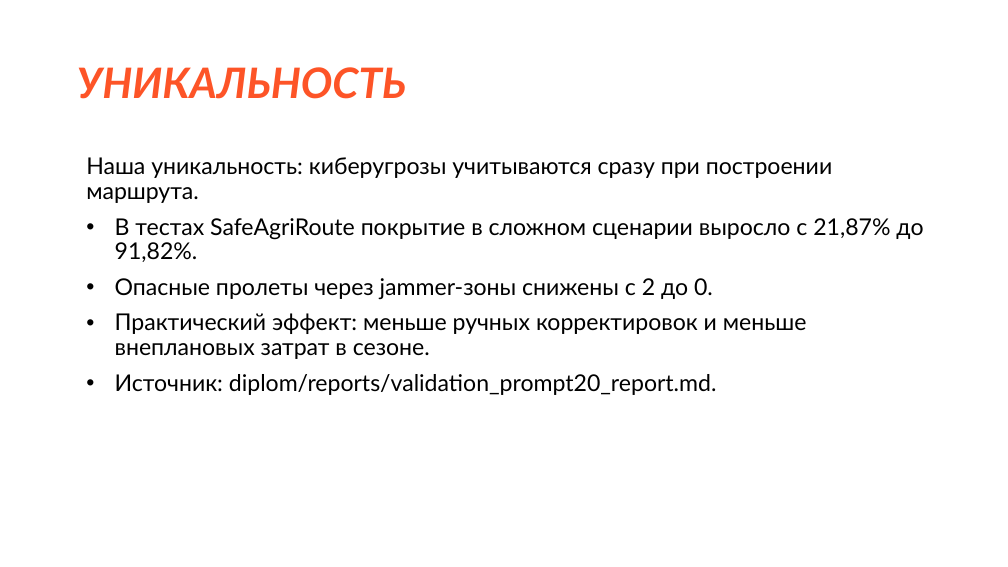
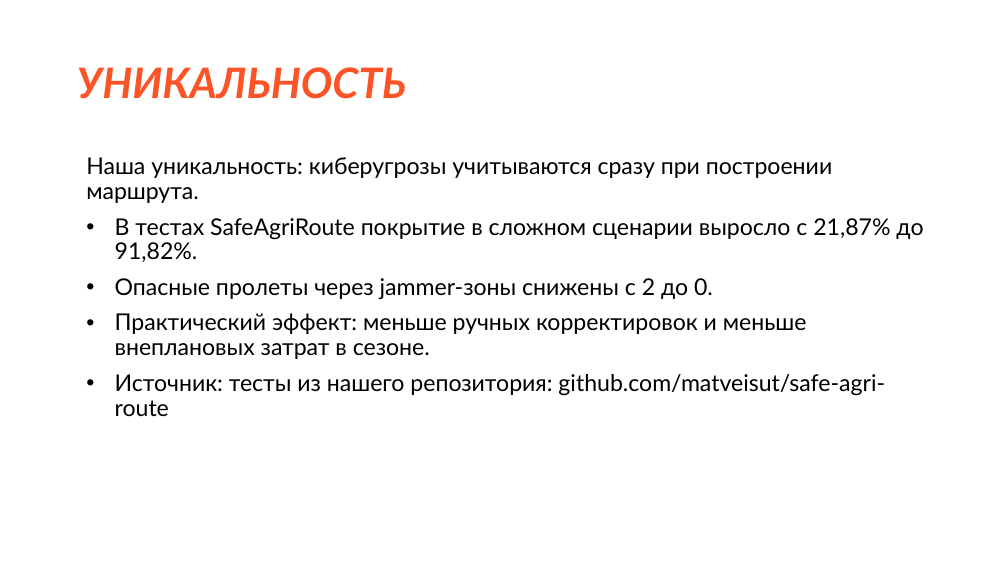
Before and after one commit to matveisut/safe-agri-route, a slide deck: slide 4 of diplom/contest/SafeAgriRoute_конкурс_презентация_заполненная.pptx. Drawn at 1008x567 pixels with LibreOffice and Linux fonts; fonts in the diff are those of the drawing; background and template pictures are left out. Boxes give left, top, right and bottom in pixels: in the first picture for what was removed or moved away, otherwise in the second. Text is boxed around its words. In the diff, an @@ line names an element or a change of style, - is before the commit and + after.

```diff
--- a/diplom/contest/SafeAgriRoute_конкурс_презентация_заполненная.pptx
+++ b/diplom/contest/SafeAgriRoute_конкурс_презентация_заполненная.pptx
@@ text at box(115, 374, 885, 416): text changed @@
-• Источник: diplom/reports/validation_prompt20_report.md.
+• Источник: тесты из нашего репозитория: github.com/matveisut/safe-agri-route
```
Also in this commit, not shown: 1 other slide changed, 1 other file.
